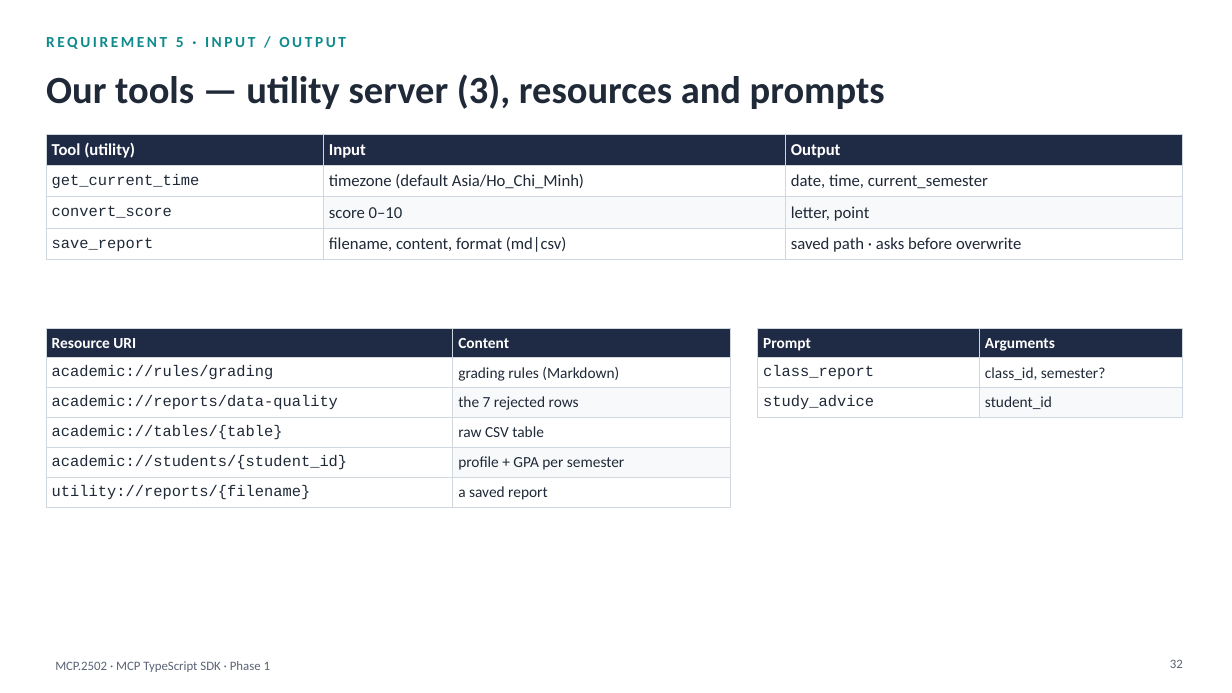
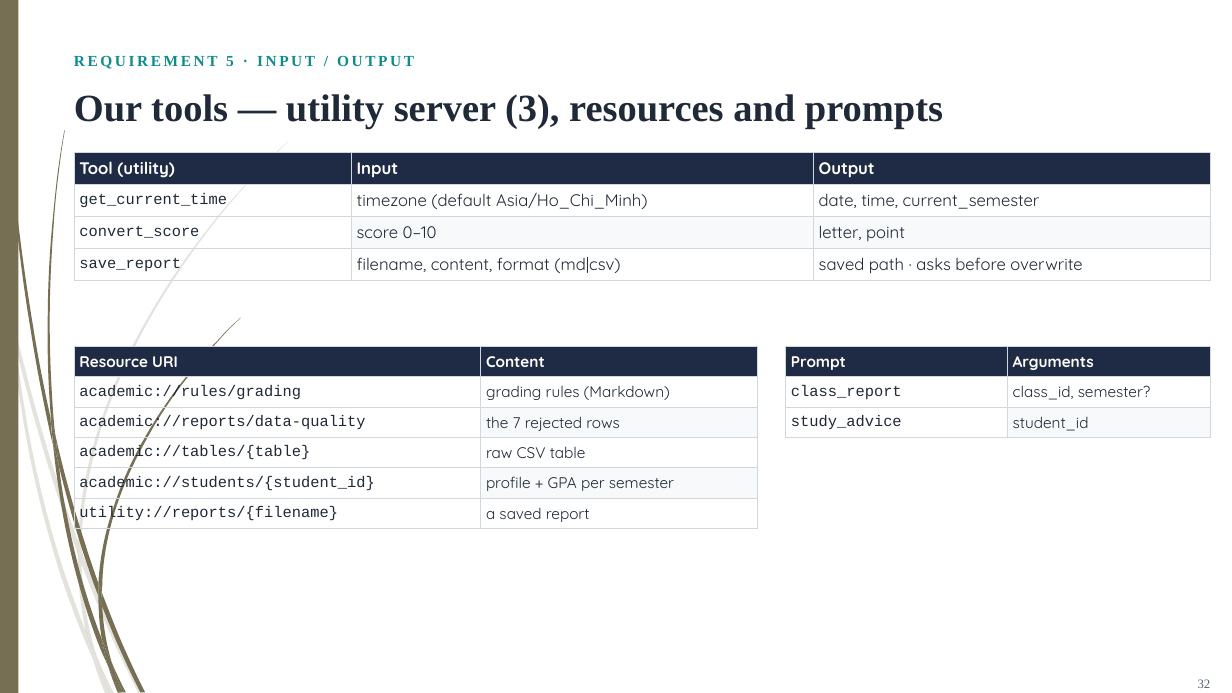
Before and after one commit to HaHiepThanh/mcp-ts, a slide deck: slide 32 of phase1/MCP-TS-SDK-phase1.pptx. Drawn at 1232x693 pixels with LibreOffice and Linux fonts; fonts in the diff are those of the drawing. Boxes give left, top, right and bottom in pixels: in the first picture for what was removed or moved away, otherwise in the second. Text is boxed around its words. In the diff, an @@ line names an element or a change of style, - is before the commit and + after.

```diff
--- a/phase1/MCP-TS-SDK-phase1.pptx
+++ b/phase1/MCP-TS-SDK-phase1.pptx
@@ rectangle added at [0, 0, 18, 693], fill #766F54 @@
@@ text "REQUIREMENT 5 · INPUT / ..." at [74, 56, 414, 69]: font Calibri to Times New Roman @@
@@ text "Our tools — utility server ..." at [74, 94, 943, 129]: font Calibri to Times New Roman @@
@@ table at [74, 152, 1211, 278] @@
@@ font Calibri to Quicksand in "Tool (utility)", "Input", "Output", "timezone (default Asia/Ho_Chi_Minh)" and 5 more places @@
@@ table: place and size @@
-table at [46, 134, 1183, 256]
+table at [74, 152, 1211, 278]
@@ 2 texts, 1 page number, 1 table: place and size @@
-2 texts, 1 page number, 1 table at [46, 37, 1183, 668]
+2 texts, 1 page number, 1 table at [74, 56, 1211, 688]
@@ table at [74, 347, 758, 526] @@
@@ font Calibri to Quicksand in "Resource URI", "Content", "grading rules (Markdown)", "the 7 rejected rows" and 3 more places @@
@@ table at [786, 347, 1211, 435] @@
@@ font Calibri to Quicksand in "Prompt", "Arguments", "class_id, semester?", "student_id" @@
@@ table: place and size @@
-table at [758, 328, 1183, 421]
+table at [786, 347, 1211, 435]
@@ group added at [0, 141, 288, 693]: 10 freeform shapes @@
@@ group added at [3, 0, 240, 693]: 12 freeform shapes @@
@@ text removed at [55, 661, 270, 672] @@
-MCP.2502 · MCP TypeScript SDK · Phase 1
@@ page number at [1198, 679, 1211, 688]: font Calibri to Times New Roman; vertical alignment top to middle @@
```
Also in this commit, not shown: 45 other slides changed, 36 other files.
